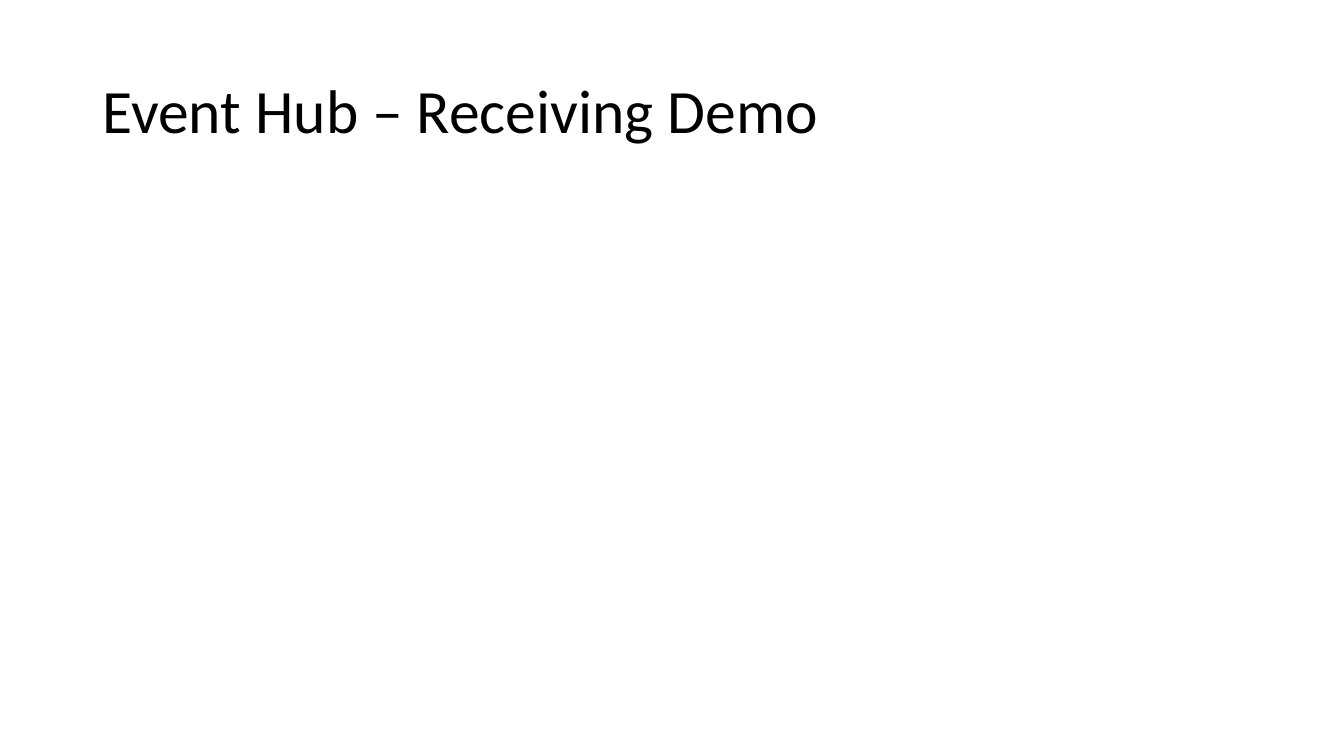
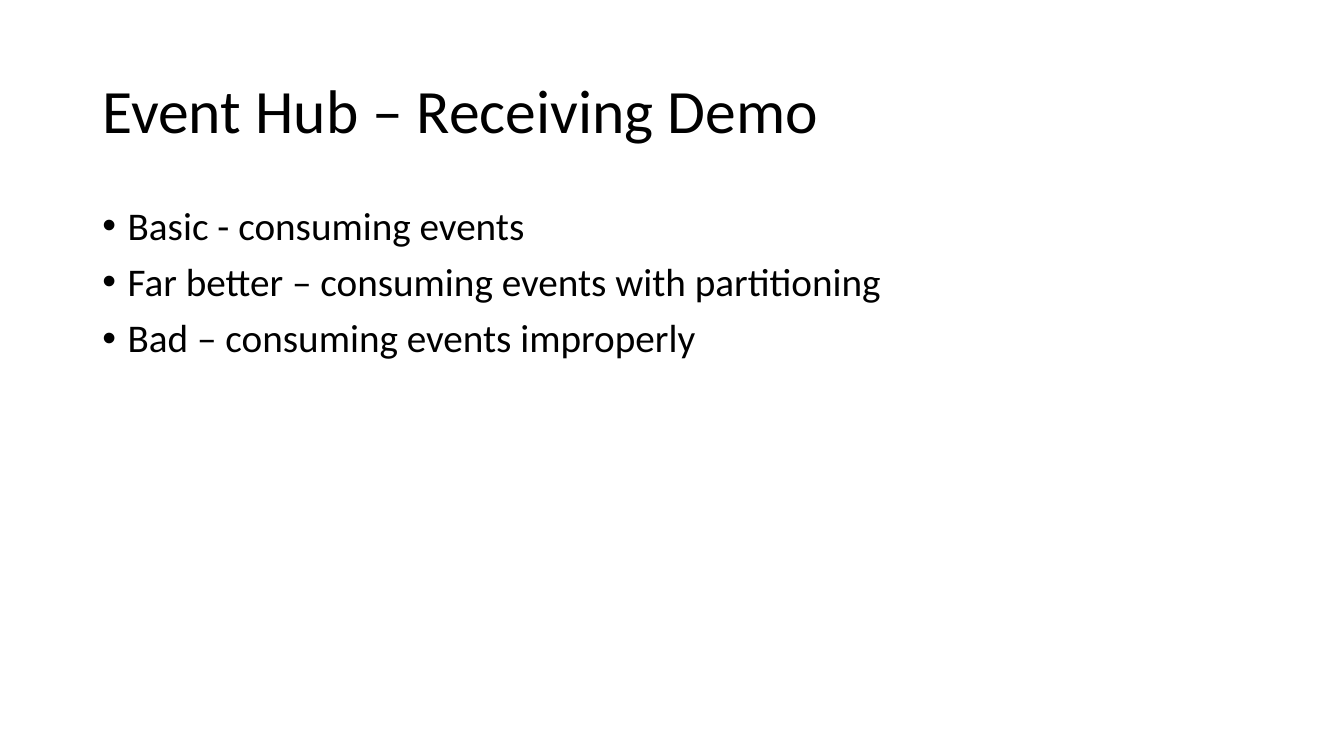
Before and after one commit to nothingmn/presentation-azureeventhubs, a slide deck: slide 13 of Massive scale with Azure Event Hubs for IoT.pptx (slide 11 before the commit). Drawn at 1344x756 pixels with LibreOffice and Linux fonts; fonts in the diff are those of the drawing. Boxes give left, top, right and bottom in pixels: in the first picture for what was removed or moved away, otherwise in the second. Text is boxed around its words. In the diff, an @@ line names an element or a change of style, - is before the commit and + after.

Commit message:
further tweaking around partition keys and representing data.  added more content to pptx

```diff
--- a/Massive scale with Azure Event Hubs for IoT.pptx
+++ b/Massive scale with Azure Event Hubs for IoT.pptx
@@ text added at <box>128,213,881,359</box>, 28 pt, text #000000 @@
+• Basic - consuming events
+• Far better – consuming events with partitioning
+• Bad – consuming events improperly
```
Also in this commit, not shown: 1 other slide changed, 3 slides added, 7 other files.
